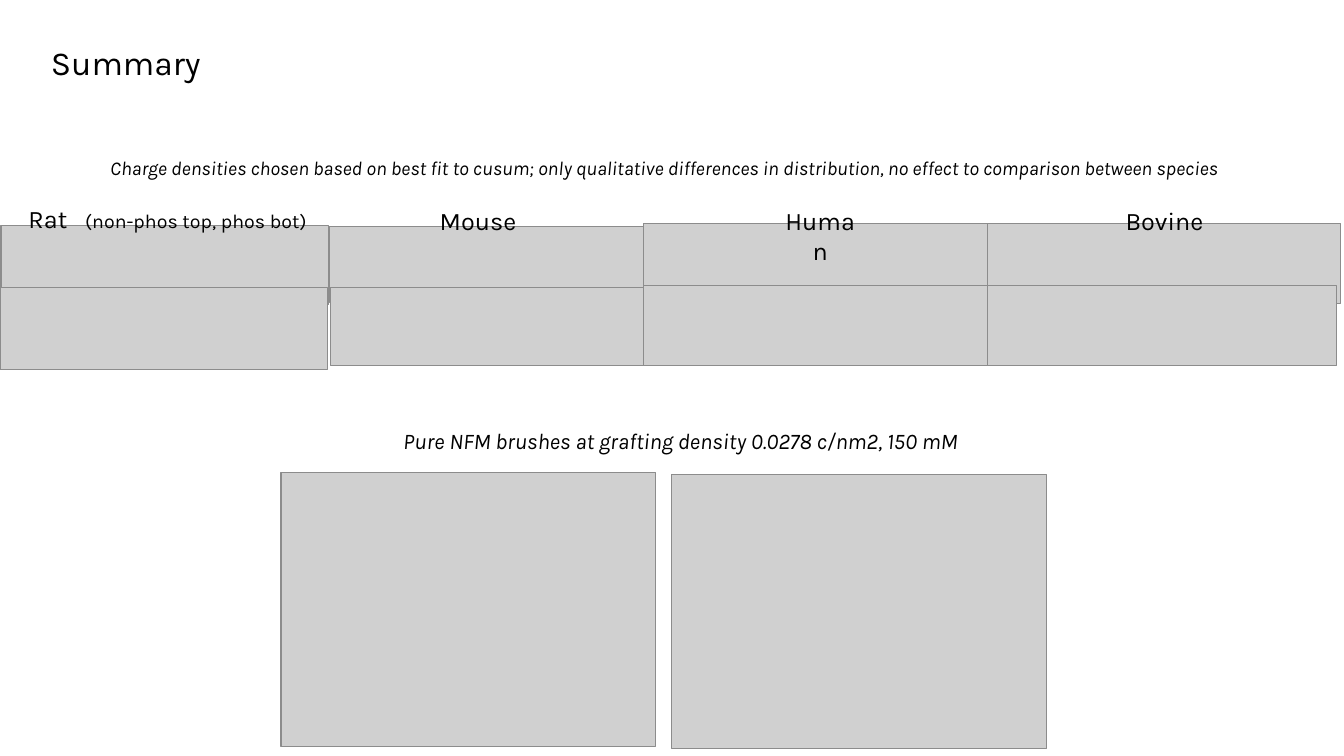
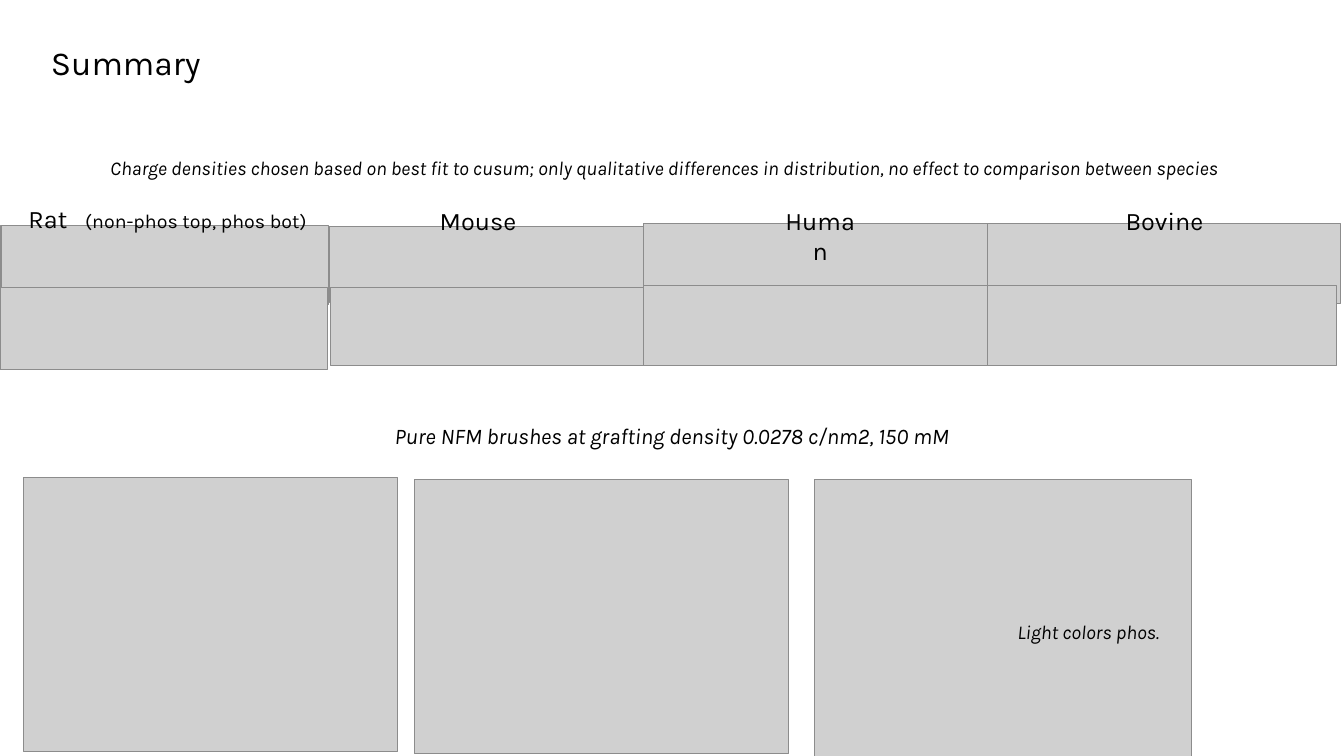
Before and after one commit to tyokokur/presentations, a slide deck: slide 2 of 20240621 EAD Update (Mixed Prelim) - Copy.pptx. Drawn at 1344x756 pixels with LibreOffice and Linux fonts; fonts in the diff are those of the drawing; grey boxes stand for pictures. Boxes give left, top, right and bottom in pixels: in the first picture for what was removed or moved away, otherwise in the second. Text is boxed around its words. In the diff, an @@ line names an element or a change of style, - is before the commit and + after.

Commit message:
autocommit

```diff
--- a/20240621 EAD Update (Mixed Prelim) - Copy.pptx
+++ b/20240621 EAD Update (Mixed Prelim) - Copy.pptx
@@ text "Pure NFM brushes at grafting ...": place and size @@
-text "Pure NFM brushes at grafting ..." at bbox=[403, 432, 958, 455]
+text "Pure NFM brushes at grafting ..." at bbox=[395, 427, 949, 450]
@@ picture: place and size @@
-picture at bbox=[281, 472, 656, 746]
+picture at bbox=[23, 478, 398, 752]
@@ picture: place and size @@
-picture at bbox=[673, 475, 1048, 749]
+picture at bbox=[414, 480, 789, 754]
@@ picture added at bbox=[815, 480, 1193, 756] @@
@@ text added at bbox=[1017, 625, 1159, 644], 14 pt, text #000000, italic @@
+Light colors phos.
```
